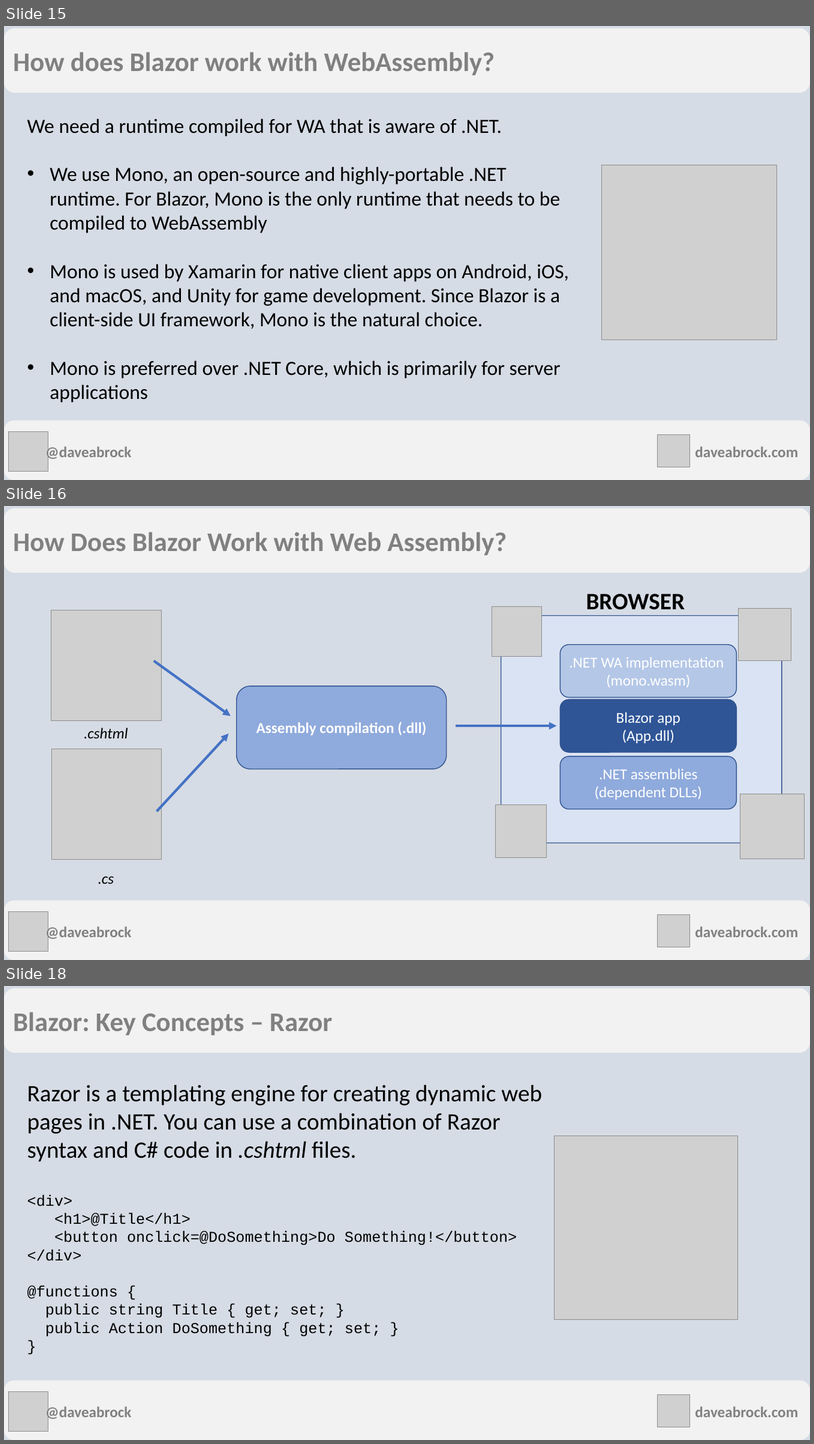
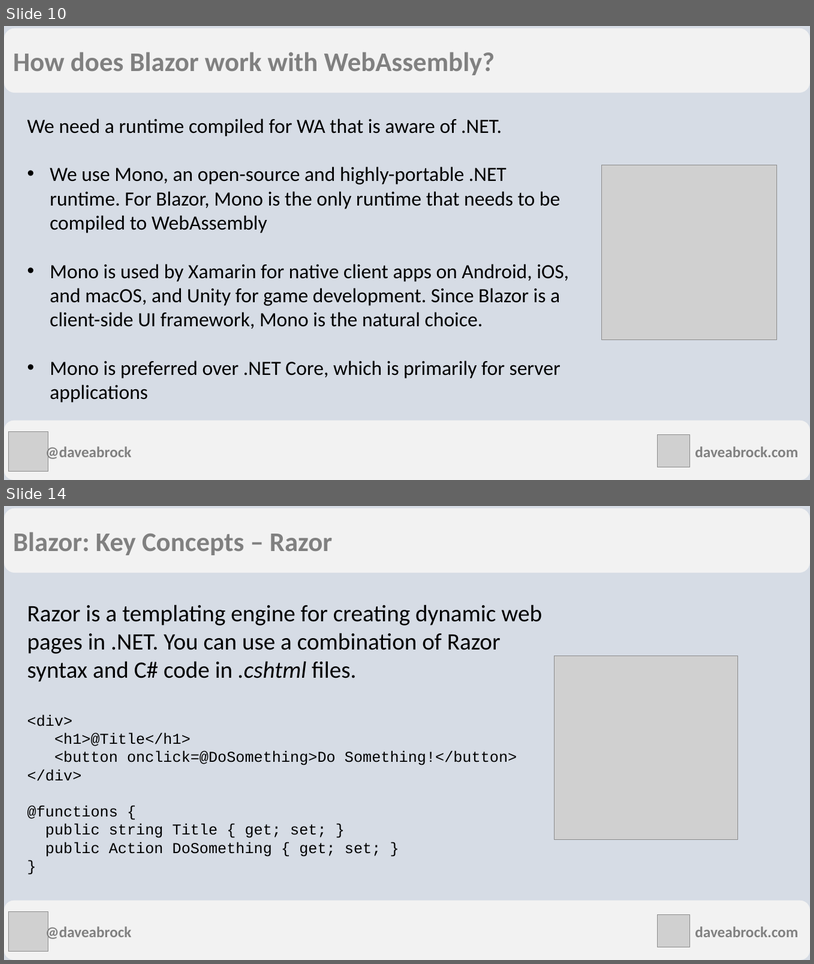
Before and after one commit to daveabrock/csharp-everywhere, a slide deck: slides/C# Everywhere with Blazor.pptx. Shown one above the other, each under a label of ours: slides 15, 16 and 18 before the commit, slides 10 and 14 after it; the slides between them are not shown. The pictures are 814x1444 and 814x964 pixels, drawn with LibreOffice and Linux fonts; fonts in the diff are those of the drawing; grey boxes stand for pictures. Boxes give left, top, right and bottom in pixels: in the first picture for what was removed or moved away, otherwise in the second. Text is boxed around its words. In the diff, an @@ line names an element or a change of style, - is before the commit and + after.

```diff
--- a/slides/C# Everywhere with Blazor.pptx
+++ b/slides/C# Everywhere with Blazor.pptx
@@ slide 16 removed at bbox=[4, 506, 810, 960], background #D6DCE5 @@
@@ rounded rectangle removed at bbox=[4, 508, 810, 573] @@
-How Does Blazor Work with Web Assembly?
@@ text removed at bbox=[587, 594, 686, 616] @@
-BROWSER
@@ picture removed at bbox=[51, 610, 161, 720] @@
@@ picture removed at bbox=[492, 606, 542, 656] @@
@@ picture removed at bbox=[739, 608, 792, 661] @@
@@ rounded rectangle removed at bbox=[501, 615, 782, 843] @@
@@ rounded rectangle removed at bbox=[561, 645, 737, 697] @@
-.NET WA implementation
-(mono.wasm)
@@ arrow removed from (154, 661) to (231, 716) @@
@@ rounded rectangle removed at bbox=[237, 685, 447, 769] @@
-Assembly compilation (.dll)
@@ rounded rectangle removed at bbox=[561, 700, 737, 752] @@
-Blazor app
-(App.dll)
@@ text removed at bbox=[84, 727, 128, 738] @@
-.cshtml
@@ arrow removed from (157, 811) to (229, 733) @@
@@ arrow removed from (456, 726) to (557, 726) @@
@@ picture removed at bbox=[52, 748, 162, 859] @@
@@ rounded rectangle removed at bbox=[561, 756, 737, 809] @@
-.NET assemblies
-(dependent DLLs)
@@ picture removed at bbox=[496, 804, 546, 857] @@
@@ picture removed at bbox=[741, 794, 806, 859] @@
@@ text removed at bbox=[98, 876, 114, 883] @@
-.cs
@@ rounded rectangle removed at bbox=[4, 900, 810, 960] @@
@@ picture removed at bbox=[9, 912, 49, 951] @@
@@ picture removed at bbox=[658, 915, 690, 947] @@
@@ text removed at bbox=[45, 924, 131, 940] @@
-@daveabrock
@@ text removed at bbox=[695, 926, 798, 937] @@
-daveabrock.com
@@ what was slide 15 is now slide 10 @@
@@ what was slide 18 is now slide 14 @@
```
Also in this commit, not shown: 4 slides changed, 1 slide added, 7 other slides removed.
